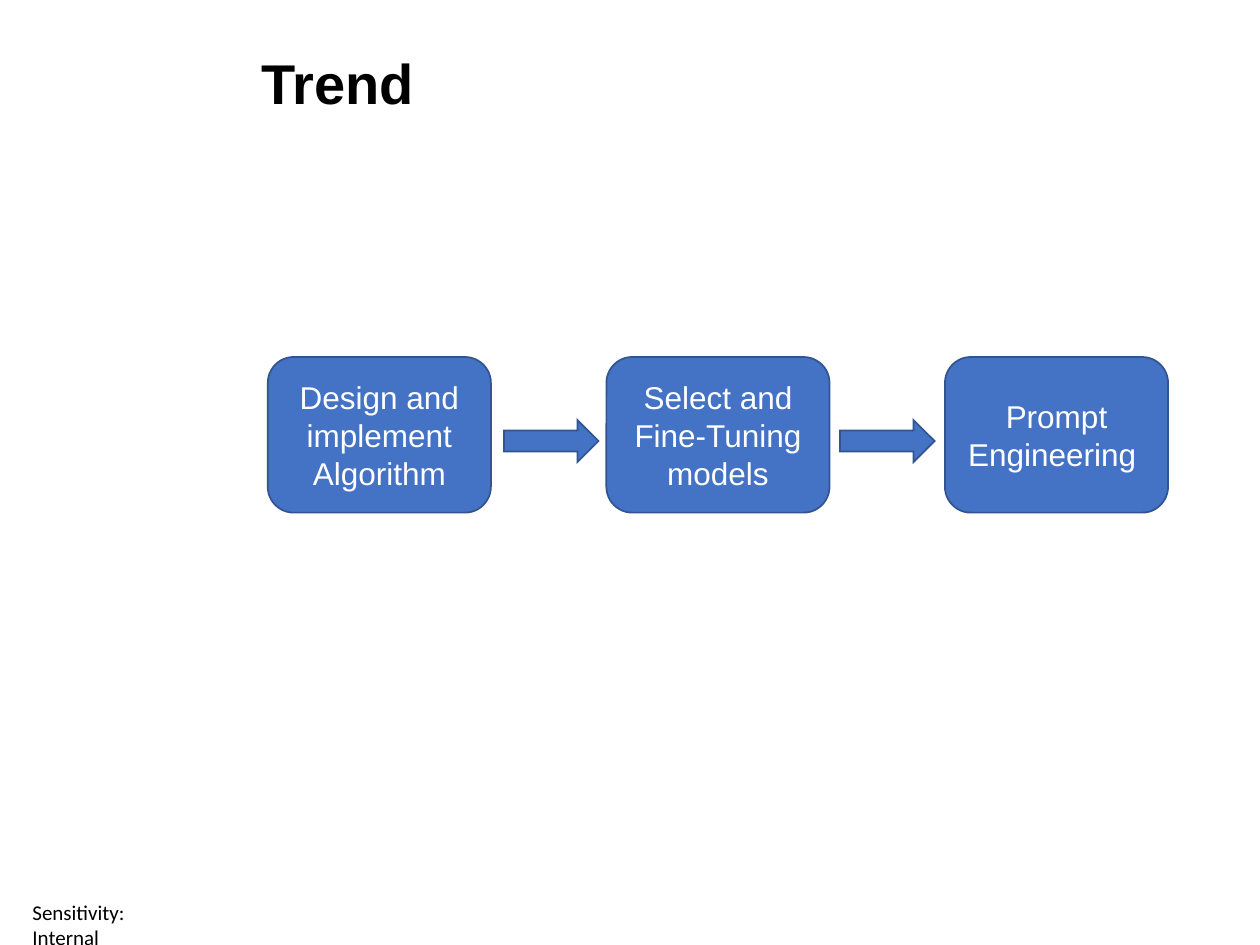
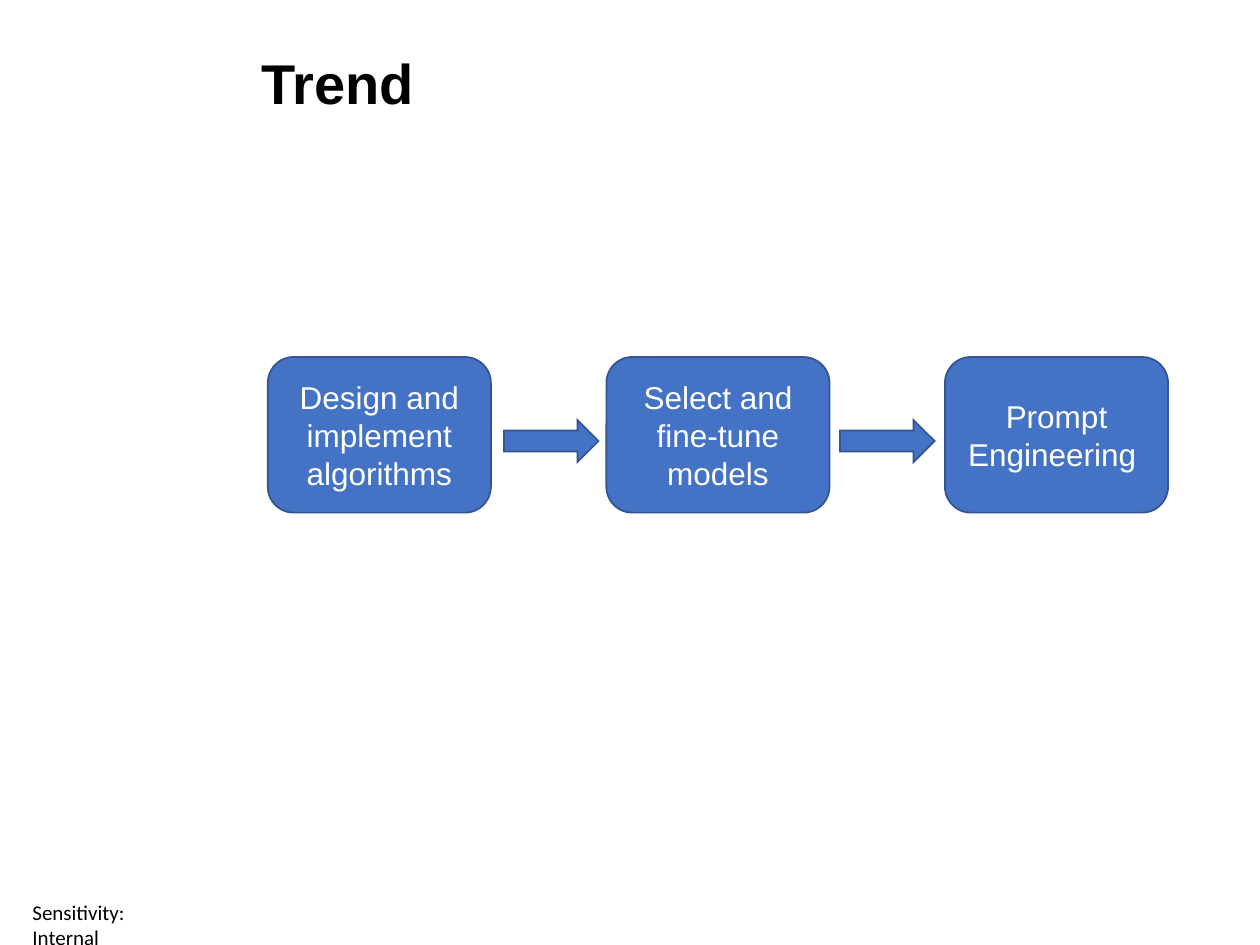
Before and after one commit to ctsallis/frontiers_in_ai_and_data_science, a slide deck: slide 10 of content/Lectures/Semester 1/Week 13-14/1 Lecture/1.13 Neural Networks, Deep Learning and XAI (Lecture).pptx. Drawn at 1260x945 pixels with LibreOffice and Linux fonts; fonts in the diff are those of the drawing; background and template pictures are left out. Boxes give left, top, right and bottom in pixels: in the first picture for what was removed or moved away, otherwise in the second. Text is boxed around its words. In the diff, an @@ line names an element or a change of style, - is before the commit and + after.

```diff
--- a/content/Lectures/Semester 1/Week 13-14/1 Lecture/1.13 Neural Networks, Deep Learning and XAI (Lecture).pptx
+++ b/content/Lectures/Semester 1/Week 13-14/1 Lecture/1.13 Neural Networks, Deep Learning and XAI (Lecture).pptx
@@ text in rounded rectangle at box(300, 386, 459, 491): text changed @@
-Design and implement Algorithm
+Design and implement algorithms
@@ text in rounded rectangle at box(644, 386, 793, 486): text changed @@
-Select and Fine-Tuning models
+Select and fine-tune models
```
Also in this commit, not shown: 4 other slides changed, 4 other files.
